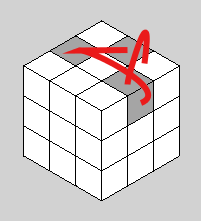
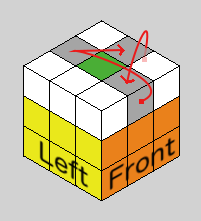
Two versions of the same layered image (201x221). Layer-by-layer changes:
added layer "Pasted Layer #1" above "Layer #1" over [left=39, top=137, right=176, bottom=191]
added layer "Layer #1" above "Layer" over [left=68, top=30, right=153, bottom=104]
hid "Layer" over [left=62, top=29, right=152, bottom=106]
painted on "Pasted Layer" over [left=24, top=52, right=179, bottom=200]
